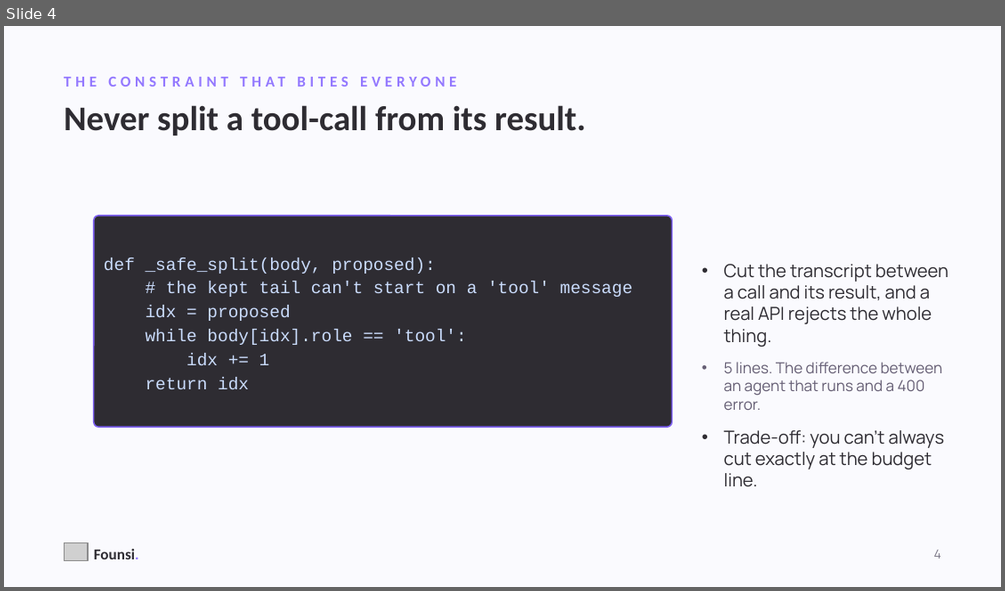
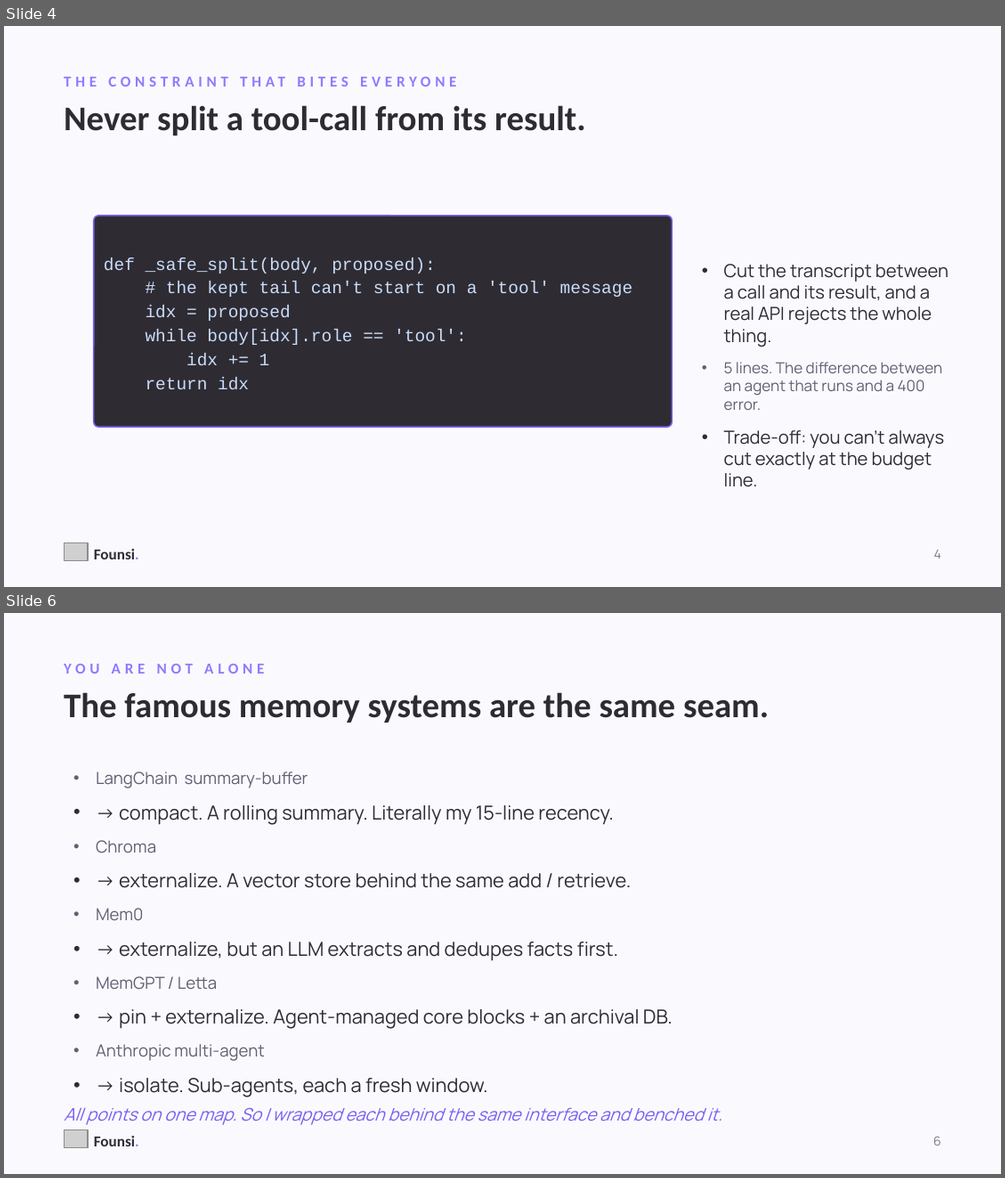
Before and after one commit to kanishkpatel1995/agent-harness, a slide deck: presentation/founsi-talk.pptx. Shown one above the other, each under a label of ours: slide 4 before the commit, slides 4 and 6 after it; the slides between them are not shown. The pictures are 1005x591 and 1005x1178 pixels, drawn with LibreOffice and Linux fonts; fonts in the diff are those of the drawing; grey boxes stand for pictures. Boxes give left, top, right and bottom in pixels: in the first picture for what was removed or moved away, otherwise in the second. Text is boxed around its words. In the diff, an @@ line names an element or a change of style, - is before the commit and + after.

```diff
--- a/presentation/founsi-talk.pptx
+++ b/presentation/founsi-talk.pptx
@@ slide 6 added at (x1=4, y1=613, x2=1001, y2=1174), background #FAFAFE @@
@@ text added at (x1=64, y1=664, x2=264, y2=674), 11 pt, text #9378FF, bold @@
+YOU ARE NOT ALONE
@@ text added at (x1=64, y1=692, x2=769, y2=722), 25 pt, text #2E2C32, bold @@
+The famous memory systems are the same seam.
@@ text added at (x1=96, y1=771, x2=672, y2=1093), 14 pt, text #2E2C32 @@
+• LangChain summary-buffer
+• → compact. A rolling summary. Literally my 15-line recency.
+• Chroma
+• → externalize. A vector store behind the same add / retrieve.
+• Mem0
+• → externalize, but an LLM extracts and dedupes facts first.
+• MemGPT / Letta
+• → pin + externalize. Agent-managed core blocks + an archival DB.
+• Anthropic multi-agent
+• → isolate. Sub-agents, each a fresh window.
@@ text added at (x1=64, y1=1107, x2=722, y2=1125), 12.5 pt, text #7B5EF0, italic @@
+All points on one map. So I wrapped each behind the same interface and benched it.
@@ picture added at (x1=64, y1=1129, x2=88, y2=1147) @@
@@ text added at (x1=94, y1=1135, x2=139, y2=1146), 11 pt, text #2E2C32, bold @@
+Founsi.
@@ text added at (x1=933, y1=1136, x2=941, y2=1145), 9 pt, text #7E7A8A @@
+6
```
Also in this commit, not shown: 11 slides changed, 2 other slides added, 2 other files.
